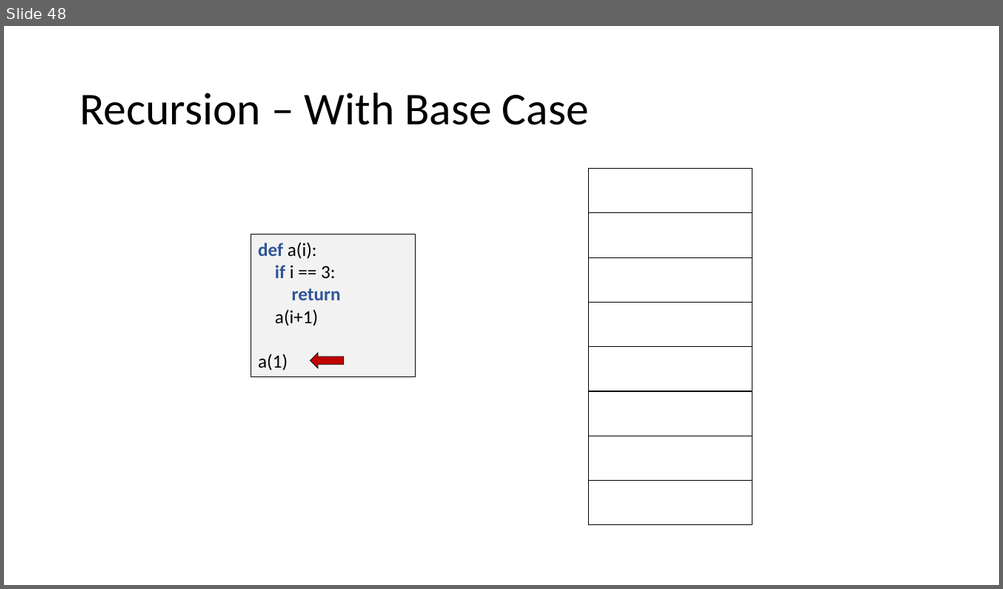
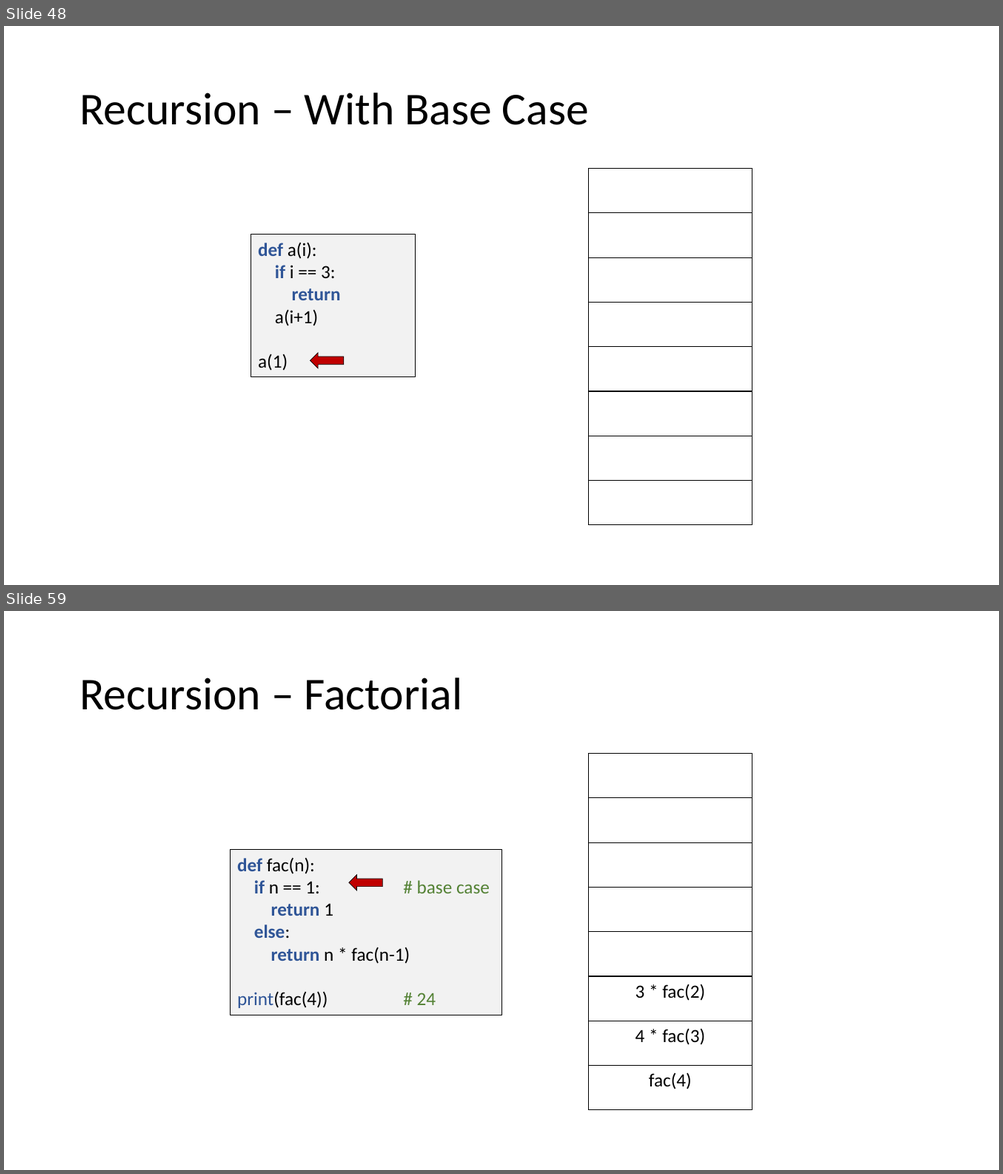
Before and after one commit to echoaj/TCS_PowerPoints, a slide deck: PowerPoints/Recursion.pptx. Shown one above the other, each under a label of ours: slide 48 before the commit, slides 48 and 59 after it; the slides between them are not shown. The pictures are 1003x589 and 1003x1174 pixels, drawn with LibreOffice and Linux fonts; fonts in the diff are those of the drawing. Boxes give left, top, right and bottom in pixels: in the first picture for what was removed or moved away, otherwise in the second. Text is boxed around its words. In the diff, an @@ line names an element or a change of style, - is before the commit and + after.

```diff
--- a/PowerPoints/Recursion.pptx
+++ b/PowerPoints/Recursion.pptx
@@ slide 59 added at [4,611,999,1170], background #FFFFFF @@
@@ title added at [79,678,463,710], 44 pt, text #000000 @@
+Recursion – Factorial
@@ table added at [588,754,752,1111], 8 rows, 1 columns @@
+
+
+
+
+
+3 * fac(2)
+4 * fac(3)
+fac(4)
@@ rectangle added at [230,849,502,1014], fill #F2F2F2, outline #000000 0.25 pt, 18 pt, text #000000 @@
+def fac(n):
+if n == 1: # base case
+return 1
+else:
+return n * fac(n-1)
+print(fac(4)) # 24
@@ left arrow added at [349,875,382,891], fill #C00000, outline #000000 0.5 pt @@
```
Also in this commit, not shown: 1 slide changed, 58 other slides added, 2 other files.
